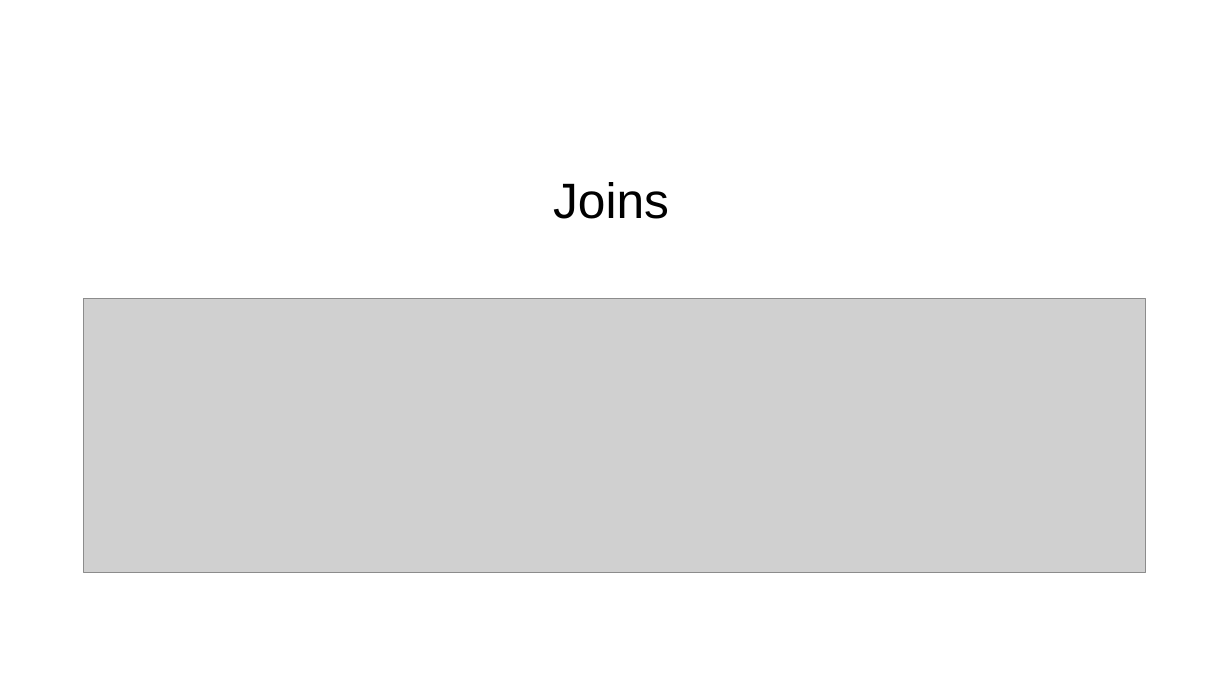
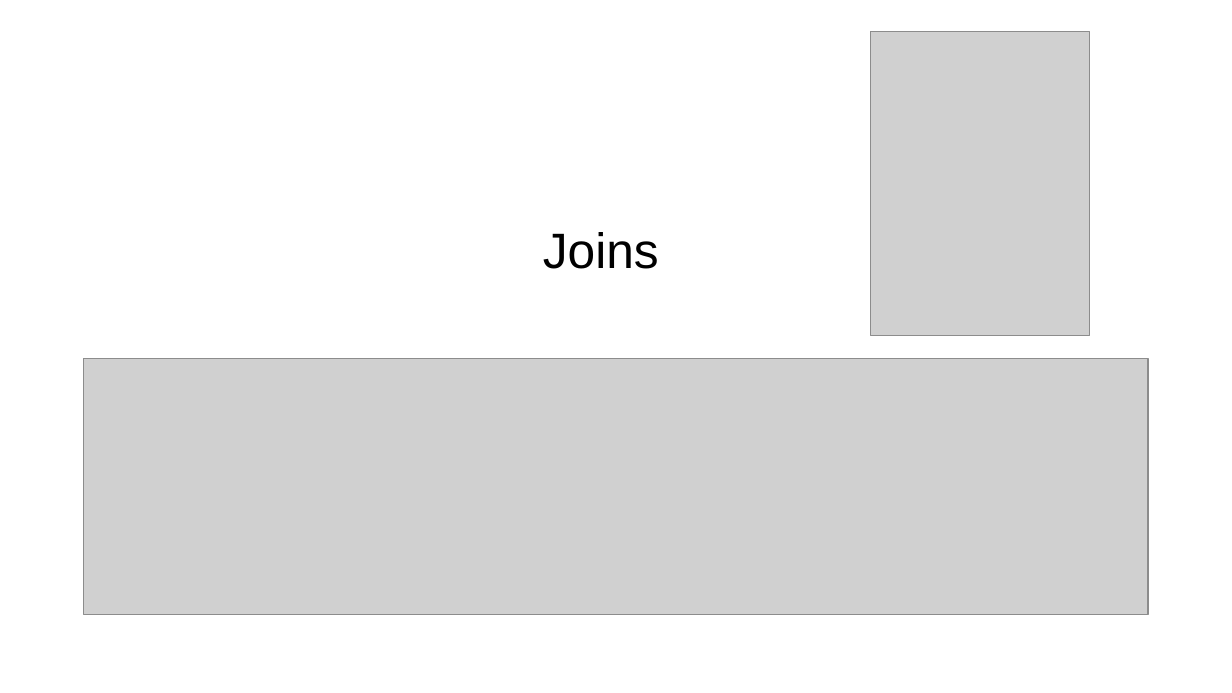
Before and after one commit to skrabbenborg/nosql-talk, a slide deck: slide 40 of presentation/presentation.pptx (slide 41 before the commit). Drawn at 1232x693 pixels with LibreOffice and Linux fonts; fonts in the diff are those of the drawing; grey boxes stand for pictures; background and template pictures are left out. Boxes give left, top, right and bottom in pixels: in the first picture for what was removed or moved away, otherwise in the second. Text is boxed around its words. In the diff, an @@ line names an element or a change of style, - is before the commit and + after.

```diff
--- a/presentation/presentation.pptx
+++ b/presentation/presentation.pptx
@@ picture added at [871,31,1090,335] @@
@@ text "Joins": place and size @@
-text "Joins" at [553,182,669,219]
+text "Joins" at [543,232,659,269]
@@ picture: place and size @@
-picture at [84,298,1146,572]
+picture at [84,359,1148,615]
```
Also in this commit, not shown: 2 other slides changed, 1 slide added, 1 slide removed, 2 other files.
